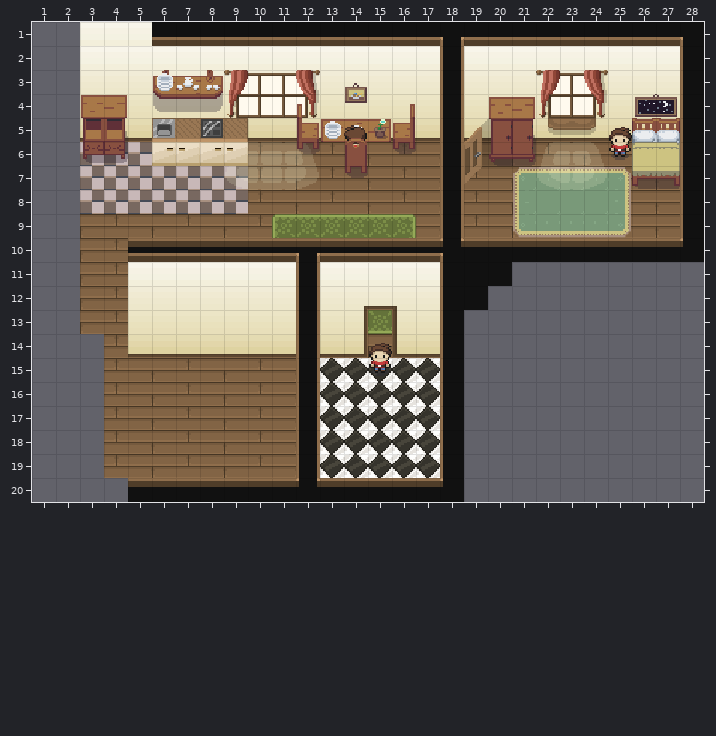
Tiled map: assets/apartment.tmx. Above: the version before the commit.
Cells are 16x16 px. Shown: x 1..28, y 1..20. The old version is drawn lined up with the new one.
Now the later version:
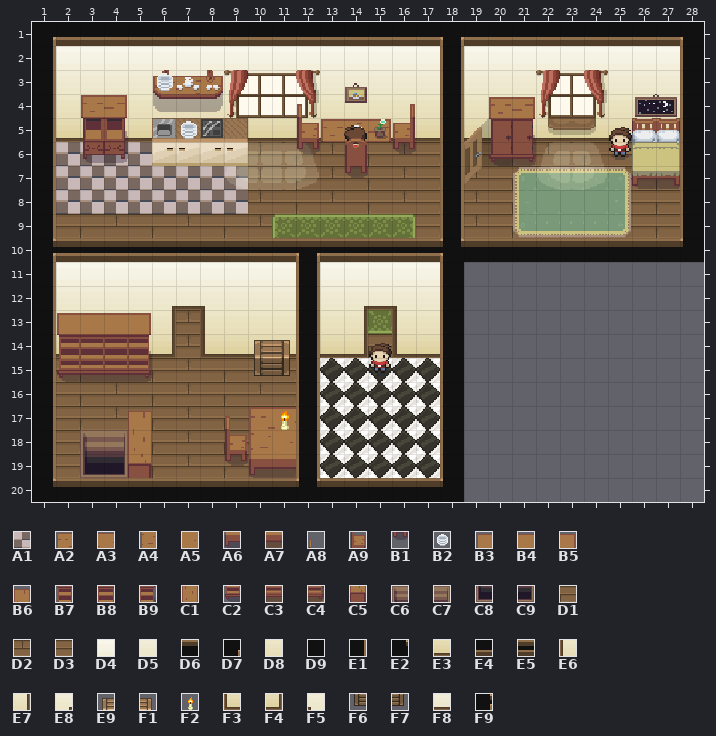
Key: from "Inner_Zelda": A1 0, A2 50, A3 51, A4 90, A5 91, A6 130, A7 131, A8 176, A9 216, B1 256, B2 328, B3 480, B4 481, B5 482, B6 486, B7 520, B8 521, B9 522, C1 526, C2 560, C3 561, C4 562, C5 566, C6 600, C7 601, C8 640, C9 641; from "Interior": D1 0, D2 1, D3 2, D4 7, D5 23, D6 33, D7 35, D8 39, D9 49, E1 50, E2 51, E3 55, E4 65, E5 116, E6 165, E7 166, E8 167, E9 171, F1 172, F2 175, F3 181, F4 182, F5 183, F6 187, F7 188, F8 197, F9 211.
__ is an empty cell, ## one hidden under a higher layer.
Tiles of an added or newly shown layer are drawn over the layers below it.
See-through tiles are keyed as they look on the map.
The exact change:
map size 80x80 -> 31x23 cells (old content now starts at -24,-29; both pictures use the new coordinates)
Layer "ground & walls":
y 1: x 3..5 D4 D4 D4 -> __ __ __
y 2: x 2 __ -> D4
y 3: x 2 __ -> D5
y 4: x 2 __ -> D8
y 5: x 2 __ -> E3
y 6..8: x 2 __ -> A1
y 9: x 2 __ -> D3
y 11..13: x 3..4 D1 D2 -> __ __
y 14: x 2 __ -> E3; x 4 D2 -> ##; x 6..8 E3 E3 E3 -> F4 D2 F3
y 15..17: x 2..3 __ __ -> D3 D1
y 18: x 2..4 __ __ D2 -> D3 C6 C7
y 19: x 2..4 __ __ D2 -> D3 C8 C9
Layer "furniture":
y 15: x 2..5 __ __ __ __ -> C2 C3 C3 C4; x 10..11 __ __ -> F6 F7
y 17: x 5 __ -> B6; x 10..11 __ __ -> A2 A3
y 18: x 5 __ -> C1; x 10..11 __ __ -> A4 A5
y 19: x 5 __ -> C5; x 10..11 __ __ -> A6 A7
Layer "items":
y 5: x 7 __ -> B2; x 13 B2 -> __
y 17: x 11 __ -> F2
Layer "chairs":
y 17: x 9 __ -> A8
y 18: x 9 __ -> A9
y 19: x 9 __ -> B1
Layer "inner walls" (added):
y 11: x 2..4 __ __ __ -> D4 D4 D4
y 12: x 2..4 __ __ __ -> D5 D5 D5; x 6..8 __ __ __ -> E8 F8 F5
y 13: x 2..6 __ __ __ __ __ -> D8 D8 D8 D8 E7; x 8 __ -> E6
Layer "wall deco" (added):
y 13: x 2..5 __ __ __ __ -> B3 B4 B4 B5
y 14: x 2..5 __ __ __ __ -> B7 B8 B8 B9; x 10..11 __ __ -> E9 F1
Layer "roof":
y 1: x 1..5 __ __ __ __ __ -> D7 E4 E4 E4 E4
y 2..9: x 1 __ -> E1
y 10: x 1..4 __ __ __ __ -> F9 E5 E5 E5
y 11: x 1 __ -> E1; x 19..20 D9 D9 -> __ __
y 12: x 1 __ -> E1; x 6..8 D5 D5 D5 -> __ __ __; x 19 D9 -> __
y 13: x 1 __ -> E1; x 5..8 D8 D8 D8 D8 -> __ __ __ __
y 14..19: x 1 __ -> E1
y 20: x 1..4 __ __ __ __ -> E2 D6 D6 D6
Boxes around the changes in both pictures, in picture pixels (x1, y1, x2, y2):
changed: (32, 22, 205, 502)
removed: (325, 121, 341, 139)
removed: (464, 262, 512, 310)
added: (254, 340, 290, 376)
added: (225, 407, 296, 478)
